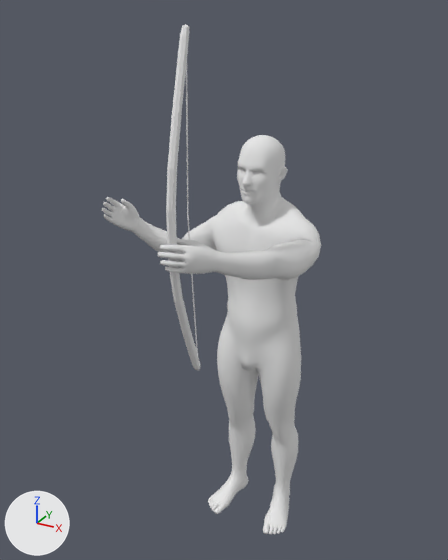
The glTF model Statics/LIFESHAVE/shooted3.glb, before and after one commit.
Both versions are drawn from a 50 mm camera at (0.98, -2.1, 2.18) aimed at (-0.08, -0.17, 1.21). Every picture has the same lights, and +X, +Y and +Z are marked at lower left. Where no turn or scale is listed for an object, it has been applied to the vertices. Vertices at the same position are counted once.

In view in the first picture: 'Realistic_White_Male_Low_Poly_Default OBJ.001_0', '円柱', '立方体'.
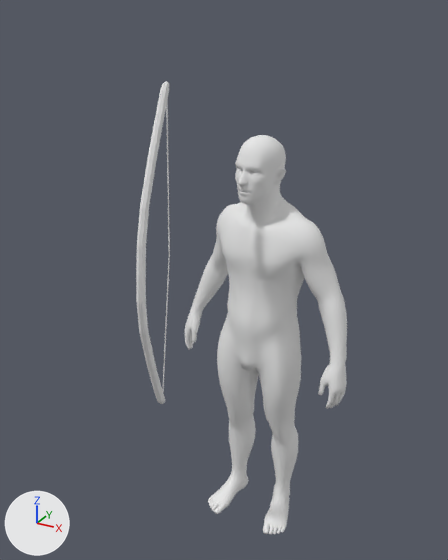
Changed parts and their boxes [x1, y1, x2, y2] in the pictures (448 x 560 px; the box of a moved part takes in the faces that stretch with it):
'Realistic_White_Male_Low_Poly_Default OBJ.001_0', reshaped (26% narrower)
    before: [102, 135, 321, 534]
    after: [185, 135, 347, 534]
'立方体', moved, turned, rescaled
    before: [166, 24, 200, 370]
    after: [136, 81, 169, 404]
'円柱', moved, turned, rescaled
    before: [186, 64, 198, 354]
    after: [162, 100, 170, 391]
part 1 of me_realistic_white_male_low_poly_default_obj_001_0, moved or reshaped
    before: [102, 136, 321, 313]
    after: [185, 136, 347, 409]

The change, as a list of edits to the scene's bpy script:
```text
Change me_realistic_white_male_low_poly_default_obj_001_0:
    used by ob_realistic_white_male_low_poly_default_obj_001_0; location = (0.0, 0.0, 0.0)
    remove me_realistic_white_male_low_poly_default_obj_001_0.from_pydata(...)  # 4944 vertices, 9884 faces; spans x -0.57..0.26, y -0.67..0.15, z 0.0..1.75
    add me_realistic_white_male_low_poly_default_obj_001_0.from_pydata(...)  # 4944 vertices, 9884 faces; spans x -0.4..0.4, y -0.16..0.19, z 0.0..1.75
    me_realistic_white_male_low_poly_default_obj_001_0 part 1: 3160 of 4944 vertices moved; they spanned x -0.57..0.26, y -0.67..0.13, z 1.1..1.75 and now span x -0.4..0.4, y -0.15..0.19, z 0.72..1.75; mean shift (0.08, 0.14, -0.19); largest move (-0.03, -0.67, 1.5) -> (0.37, -0.08, 0.72)
Change me_円柱:
    where me_円柱.from_pydata(...)  # 24 vertices, 44 faces; spans x 0.0..0.01, y 0.0..0.03, z -0.81..0.81
    used by ob_円柱; parent = ob_アーマチュア_002; location = (0.0531, -0.00149, 0.00485)
    me_円柱 part 2: the whole mesh is scaled about its middle by (1.59, -0.74, 1), then moved by (0.05, -0.02, 0.0)
Change me_mesh:
    where me_mesh.from_pydata(...)  # 106 vertices, 208 faces; spans x -0.13..0.1, y -0.02..0.02, z -0.84..0.85
    used by ob_立方体; parent = ob_アーマチュア_002; location = (-0.0384, -0.00149, -0.0017)
    me_mesh part 3: the whole mesh is moved by (-0.04, 0.0, 0.0)
Change ob_円柱:
    remove ob_円柱.parent = ob_アーマチュア_002
    ob_円柱.location: (0.0531, -0.00149, 0.00485) -> (-0.179, -0.454, 1.377)
    ob_円柱.rotation_euler: (0.0, 0.0, 0.0) -> (0.0207, 0.0776, 1.763)  # degrees (0, 0, 0) -> degrees (1.2, 4.4, 101)
    ob_円柱.scale: (1.0, 1.0, 1.0) -> (1.0, 0.7, 0.7)
Change ob_立方体:
    remove ob_立方体.parent = ob_アーマチュア_002
    ob_立方体.location: (-0.0384, -0.00149, -0.0017) -> (-0.179, -0.454, 1.377)
    ob_立方体.rotation_euler: (0.0, 0.0, 0.0) -> (0.0207, 0.0776, 1.763)  # degrees (0, 0, 0) -> degrees (1.2, 4.4, 101)
    ob_立方体.scale: (1.0, 1.0, 1.0) -> (1.0, 0.7, 0.7)
```
